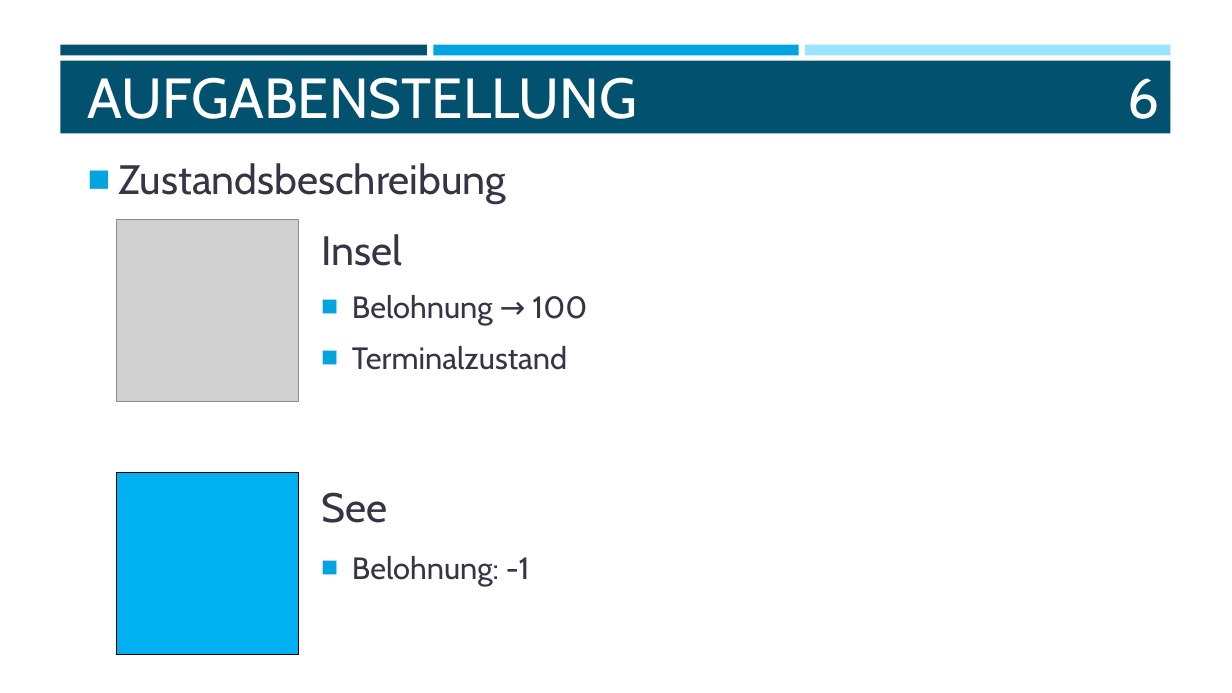
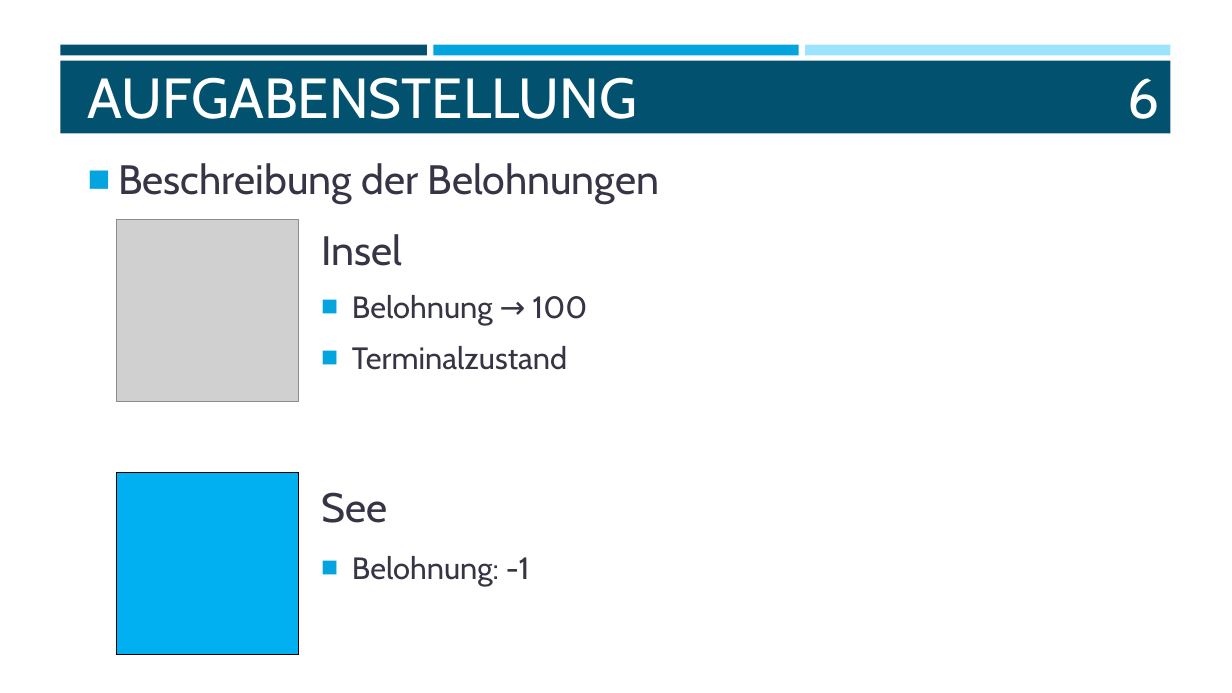
Before and after one commit to mzakarian/Reinforcement-Learning-SARSA-Q-Learning, a slide deck: slide 6 of misc/WISSEN.pptx. Drawn at 1232x693 pixels with LibreOffice and Linux fonts; fonts in the diff are those of the drawing; grey boxes stand for pictures. Boxes give left, top, right and bottom in pixels: in the first picture for what was removed or moved away, otherwise in the second. Text is boxed around its words. In the diff, an @@ line names an element or a change of style, - is before the commit and + after.

```diff
--- a/misc/WISSEN.pptx
+++ b/misc/WISSEN.pptx
@@ text at (118, 163, 659, 204): text changed @@
-■ Zustandsbeschreibung
+■ Beschreibung der Belohnungen
```
Also in this commit, not shown: 6 other slides changed, 3 slides added, 4 slides removed, 1 other file.
